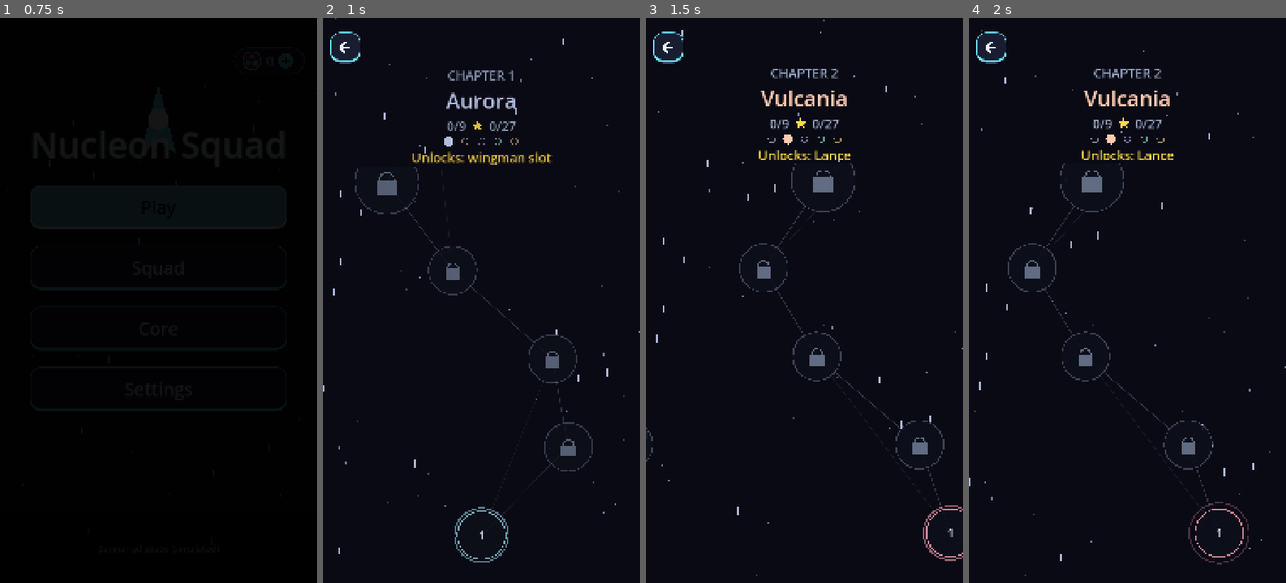
Above: before the commit, frames 1-4 (left to right).
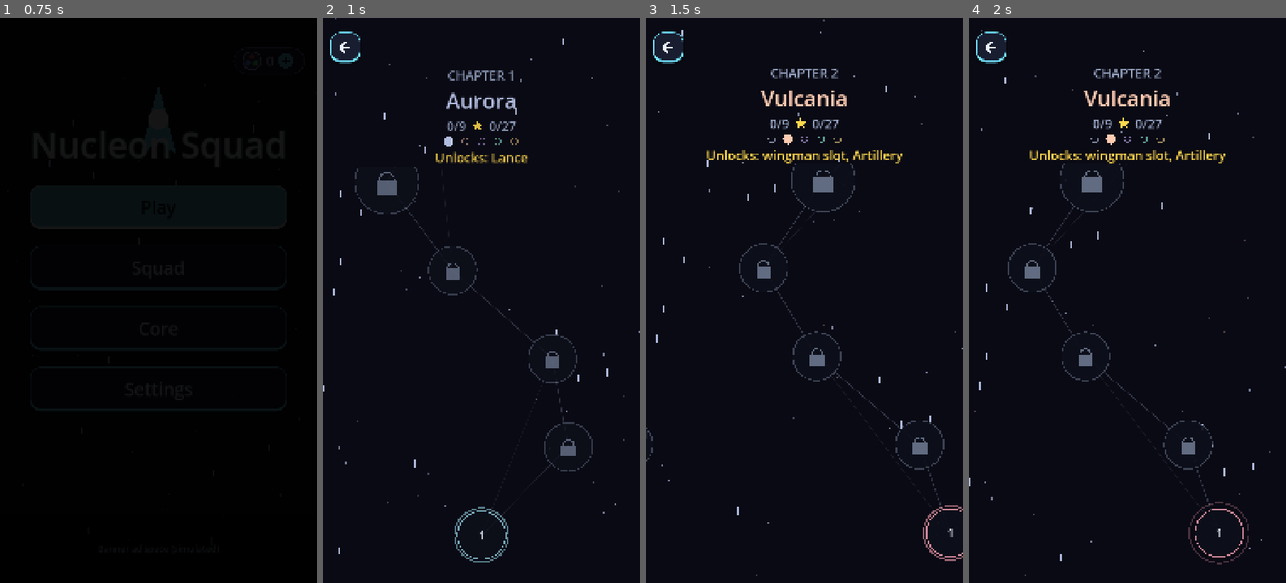
Above: after the commit, the same moments.

Repository: GDPonsoni/Nucleon-Squad-3D
Game: Godot game, scene res://scenes/menu.tscn
The game is run twice, just before and just after one commit, with the same random seed, the same clock (stepped at 60 frames per second) and the same inputs.
Inputs (mouse positions are in pixels of both pictures, inside the frame that each line leads up to):
- Up to frame 1 (0.75 s): click "Play" at 0.5 s
- Up to frame 2 (1 s): no input
- Up to frame 3 (1.5 s): move the mouse to (874, 272) at 1.27 s; hold Right (ui_right) from 1.28 s (still down); click (874, 272) at 1.42 s
- Up to frame 4 (2 s): keep holding Right (ui_right)

Frame 1 is identical in both runs. In frame 2, 0.5% of the frame differs, in the area x 28-73%, y 23-26%; in frame 3, 0.6%; in frame 4, 0.6%, in the area x 19-81%, y 23-26%.

Commit message:
feat(progressao): capítulo 1 libera a Lança e a auxiliar passa ao capítulo 2
Ao liberar a auxiliar no cap. 1 não havia nave fora do esquadrão para
ela. As naves descem um capítulo (Lança 1, Artilharia 2, Tesla 3,
Ricochete 4) e a auxiliar chega no cap. 2 com duas naves sobrando.

Co-Authored-By: Claude Opus 5.5 <noreply@anthropic.com>

Diff:
--- a/data/bodies/artillery_body.tres
+++ b/data/bodies/artillery_body.tres
@@ -13,4 +13,4 @@
 color = Color(1, 0.45, 0.3, 1)
 shape = PackedVector2Array(0, -0.45, 0.2, -0.3, 0.2, -0.05, 0.5, 0.15, 0.5, 0.5, -0.5, 0.5, -0.5, 0.15, -0.2, -0.05, -0.2, -0.3)
 weapon = ExtResource("2_weapon")
-unlock_chapter = 3
+unlock_chapter = 2
--- a/data/bodies/lance_body.tres
+++ b/data/bodies/lance_body.tres
@@ -13,4 +13,4 @@
 color = Color(0.4, 0.55, 1, 1)
 shape = PackedVector2Array(0, -0.55, 0.12, -0.1, 0.35, 0.4, 0.12, 0.3, 0, 0.5, -0.12, 0.3, -0.35, 0.4, -0.12, -0.1)
 weapon = ExtResource("2_weapon")
-unlock_chapter = 2
+unlock_chapter = 1
--- a/data/bodies/ricochet_body.tres
+++ b/data/bodies/ricochet_body.tres
@@ -13,4 +13,4 @@
 color = Color(0.8, 1, 0.35, 1)
 shape = PackedVector2Array(0, -0.5, 0.35, -0.2, 0.5, 0.25, 0.2, 0.5, 0, 0.3, -0.2, 0.5, -0.5, 0.25, -0.35, -0.2)
 weapon = ExtResource("2_weapon")
-unlock_chapter = 5
+unlock_chapter = 4
--- a/data/bodies/tesla_body.tres
+++ b/data/bodies/tesla_body.tres
@@ -13,4 +13,4 @@
 color = Color(0.7, 0.8, 1, 1)
 shape = PackedVector2Array(0, -0.5, 0.1, -0.2, 0.25, -0.42, 0.3, 0.1, 0.5, 0.5, 0, 0.32, -0.5, 0.5, -0.3, 0.1, -0.25, -0.42, -0.1, -0.2)
 weapon = ExtResource("2_weapon")
-unlock_chapter = 4
+unlock_chapter = 3
--- a/scripts/core/params.gd
+++ b/scripts/core/params.gd
@@ -494,7 +494,7 @@
 var quarks_empty_slot_bonus: float = 0.25  # bônus de conclusão +25% por vaga vazia no esquadrão
 var powerup_overflow_points: int = 150  # power-up com a arma no nível máximo vira pontos
 var medkit_overflow_points: int = 100  # kit médico com o corpo sem dano vira pontos
-var companion_unlock_chapter: int = 1  # concluir esse capítulo libera o espaço da nave auxiliar
+var companion_unlock_chapter: int = 2  # concluir esse capítulo libera o espaço da nave auxiliar
 var shield_color: Color = Color(0.4, 0.85, 1.0)
 var shield_ring_scale: float = 0.62  # raio do anel do escudo em relação à altura da nave
 var shield_ring_width: float = 6.0
--- a/tests/test_suite.gd
+++ b/tests/test_suite.gd
@@ -64,9 +64,10 @@
 	check(save.cleared_chapters == PackedStringArray(["planet_1", "planet_2"]), "capítulos: %s" % save.cleared_chapters)
 	check(save.is_chapter_cleared(0) and save.is_chapter_cleared(1), "capítulos 1 e 2 concluídos")
 	check(not save.is_chapter_cleared(2) and not save.is_chapter_cleared(3), "capítulos 3 e 4 não concluídos")
-	check(save.is_companion_unlocked(), "espaço auxiliar liberado pelo capítulo 1")
-	check(save.is_ship_unlocked(_body("lance_body")), "Lança liberada pelo capítulo 2")
-	check(not save.is_ship_unlocked(_body("artillery_body")), "Artilharia ainda bloqueada")
+	check(save.is_companion_unlocked(), "espaço auxiliar liberado pelo capítulo 2")
+	check(save.is_ship_unlocked(_body("lance_body")), "Lança liberada pelo capítulo 1")
+	check(save.is_ship_unlocked(_body("artillery_body")), "Artilharia liberada pelo capítulo 2")
+	check(not save.is_ship_unlocked(_body("tesla_body")), "Tesla ainda bloqueada")
 	check(save.best_score(&"p4_s3") == 13390, "recorde preservado")
 	check(save.quarks == 0 and save.upgrades.is_empty(), "sem quarks nem evolução")
 	var squad: Array[BodyData] = save.squad_formation().bodies
@@ -127,10 +128,12 @@
 func test_companion_needs_unlocked_slot() -> void:
 	var save := _fresh_save()
 	save.companion = "spread_body"
-	check(save.companion_body() == null, "sem capítulo 1 concluído, sem auxiliar")
+	check(save.companion_body() == null, "sem capítulo 2 concluído, sem auxiliar")
 	save.cleared_chapters = PackedStringArray(["planet_1"])
+	check(save.companion_body() == null, "o capítulo 1 libera uma nave, não a auxiliar")
+	save.cleared_chapters = PackedStringArray(["planet_1", "planet_2"])
 	check(save.companion_body() != null and String(save.companion_body().id) == "spread_body", "auxiliar liberada")
-	save.companion = "artillery_body"
+	save.companion = "tesla_body"
 	check(save.companion_body() == null, "nave bloqueada não vira auxiliar")
 	save.free()
 
@@ -444,22 +447,53 @@
 	SaveGame.tips_seen = save_seen
 
 
-## Avisos de desbloqueio: cap. 1 libera o espaço auxiliar e o planeta 2; nunca repetem.
+## Avisos de desbloqueio: cap. 1 libera a Lança e o planeta 2; cap. 2, a Artilharia e o espaço
+## auxiliar (com naves sobrando para ela); nunca repetem.
 func test_unlock_notices() -> void:
 	var save_seen: PackedStringArray = SaveGame.tips_seen
 	SaveGame.tips_seen = PackedStringArray()
 	var first: Array[Dictionary] = Tutorial.unlock_notices(0)
-	check(first.size() == 2, "capítulo 1: auxiliar + planeta (%d)" % first.size())
+	check(first.size() == 2, "capítulo 1: nave + planeta (%d)" % first.size())
+	check(_notice_ships(first) == 1, "capítulo 1 libera 1 nave")
 	for notice in first:
 		SaveGame.mark_tip_seen(notice["id"])
 	check(Tutorial.unlock_notices(0).is_empty(), "aviso de desbloqueio não repete")
 	var second: Array[Dictionary] = Tutorial.unlock_notices(1)
+	check(second.size() == 3 and _notice_ships(second) == 1, "capítulo 2: nave + auxiliar + planeta (%d)" % second.size())
+	# Quando a auxiliar libera, já há naves fora do esquadrão de 4 para ela
+	var free_ships: int = 0
+	for body in (load(Params.roster_path) as FormationData).bodies:
+		if body.unlock_chapter <= Params.companion_unlock_chapter:
+			free_ships += 1
+	check(free_ships - Params.squad_size >= 2, "naves sobrando para a auxiliar: %d" % (free_ships - Params.squad_size))
+	SaveGame.tips_seen = save_seen
+
+
+func _notice_ships(notices: Array[Dictionary]) -> int:
 	var ships: int = 0
-	for notice in second:
+	for notice in notices:
 		if notice["body"] != null:
 			ships += 1
-	check(ships == 1, "capítulo 2 libera 1 nave")
-	SaveGame.tips_seen = save_seen
+	return ships
+
+
+## Economia: a renda vem de concluir fases e de estrelas; com 2 estrelas em média, a 1ª
+## passada até o fim do cap. 4 paga quase toda a árvore com limite (o resto vem de anúncios
+## e de repetir fases). O cap. 1 sozinho não passa de ~15% dela.
+func test_quark_economy() -> void:
+	var tree: UpgradeTreeData = Session.upgrade_tree
+	var total_cost: int = tree.finite_total_cost()
+	var kills_points: int = 7000  # pontuação típica de uma fase (piloto automático)
+	var income: Array[int] = []
+	for chapter in 5:
+		var stage_income: int = SaveGame.clear_bonus(chapter, true, 2, 0) + int(kills_points * Params.quarks_per_point)
+		income.append(stage_income * Session.campaign.planets[chapter].stages.size())
+	var through_four: int = income[0] + income[1] + income[2] + income[3]
+	check(income[0] <= total_cost * 0.15, "cap. 1 rende %d de %d" % [income[0], total_cost])
+	check(through_four >= total_cost * 0.7 and through_four <= total_cost * 1.05, "caps. 1 a 4 rendem %d de %d" % [through_four, total_cost])
+	check(SaveGame.clear_bonus(0, false, 0, 0) < SaveGame.clear_bonus(0, true, 0, 0), "1ª vez rende mais")
+	check(SaveGame.clear_bonus(0, false, 0, 2) > SaveGame.clear_bonus(0, false, 0, 0), "vagas vazias rendem mais")
+	check(SaveGame.clear_bonus(0, false, 1, 0) - SaveGame.clear_bonus(0, false, 0, 0) == Params.quarks_per_new_star[0], "estrela nova rende")
 
 
 ## Drops por tempo: 15 power-ups em 75% da fase, poucos kits e auxiliar rara; a evolução encurta com piso.
